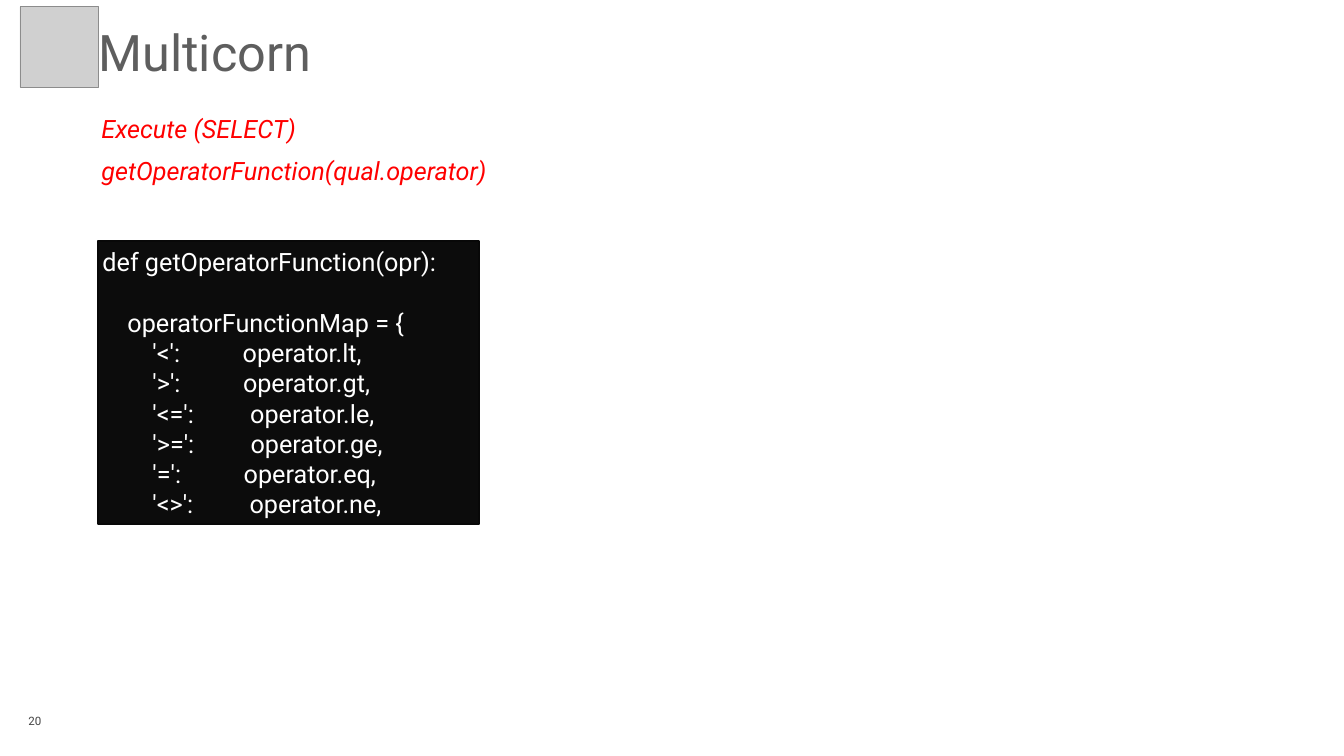
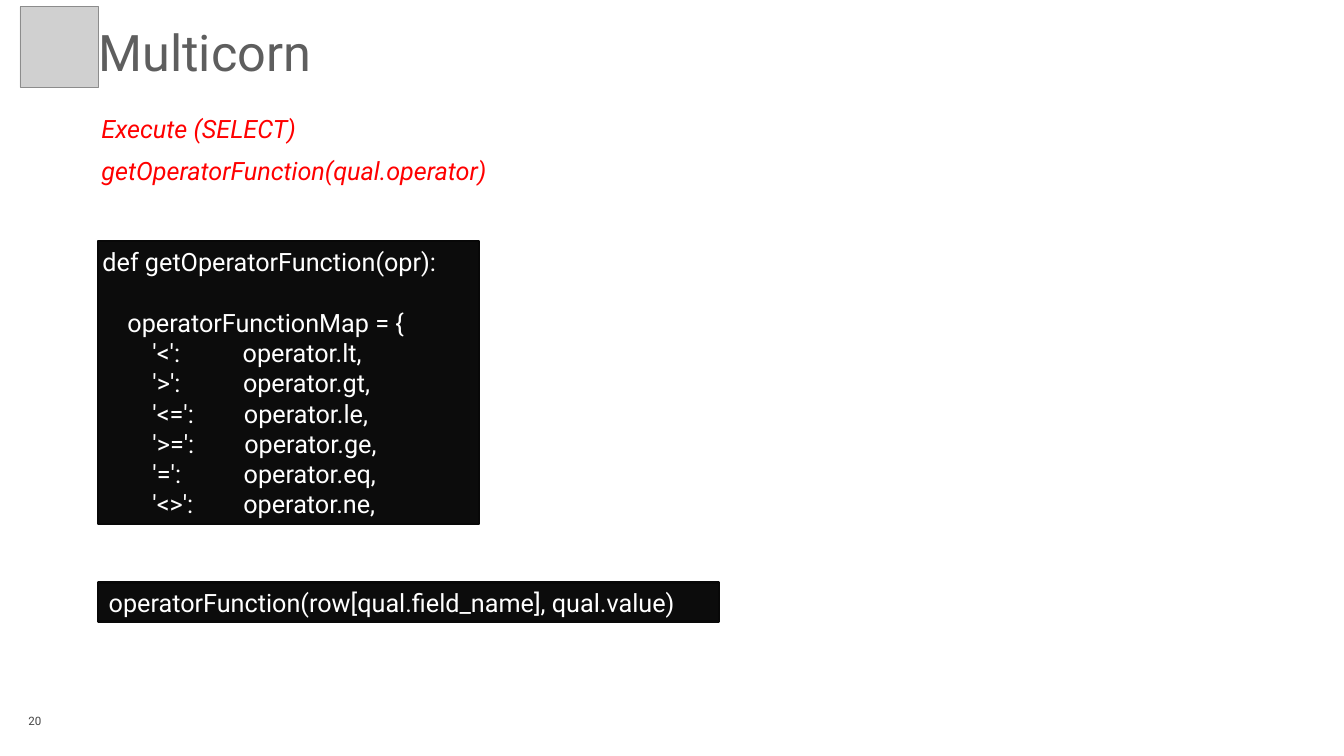
Before and after one commit to rotten/hue-multicorn-postgresql-fdw, a slide deck: slide 20 of extra/Database_Of_Things_PGConf_US_2015.pptx. Drawn at 1344x756 pixels with LibreOffice and Linux fonts; fonts in the diff are those of the drawing; grey boxes stand for pictures; background and template pictures are left out. Boxes give left, top, right and bottom in pixels: in the first picture for what was removed or moved away, otherwise in the second. Text is boxed around its words. In the diff, an @@ line names an element or a change of style, - is before the commit and + after.

```diff
--- a/extra/Database_Of_Things_PGConf_US_2015.pptx
+++ b/extra/Database_Of_Things_PGConf_US_2015.pptx
@@ rectangle added at <box>98,583,720,622</box>, fill #0C0C0C, outline #090909 2 pt, 24 pt, text #FFFFFF @@
+operatorFunction(row[qual.field_name], qual.value)
```
Also in this commit, not shown: 14 other slides changed, 2 slides added, 2 other files.
